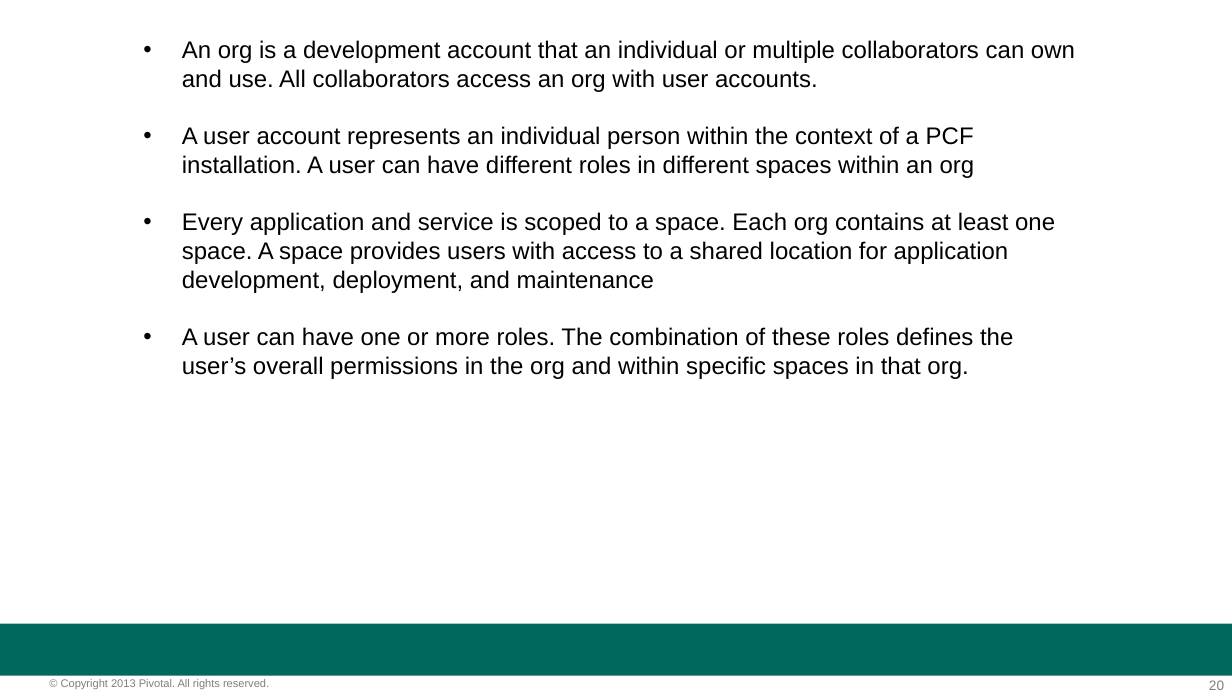
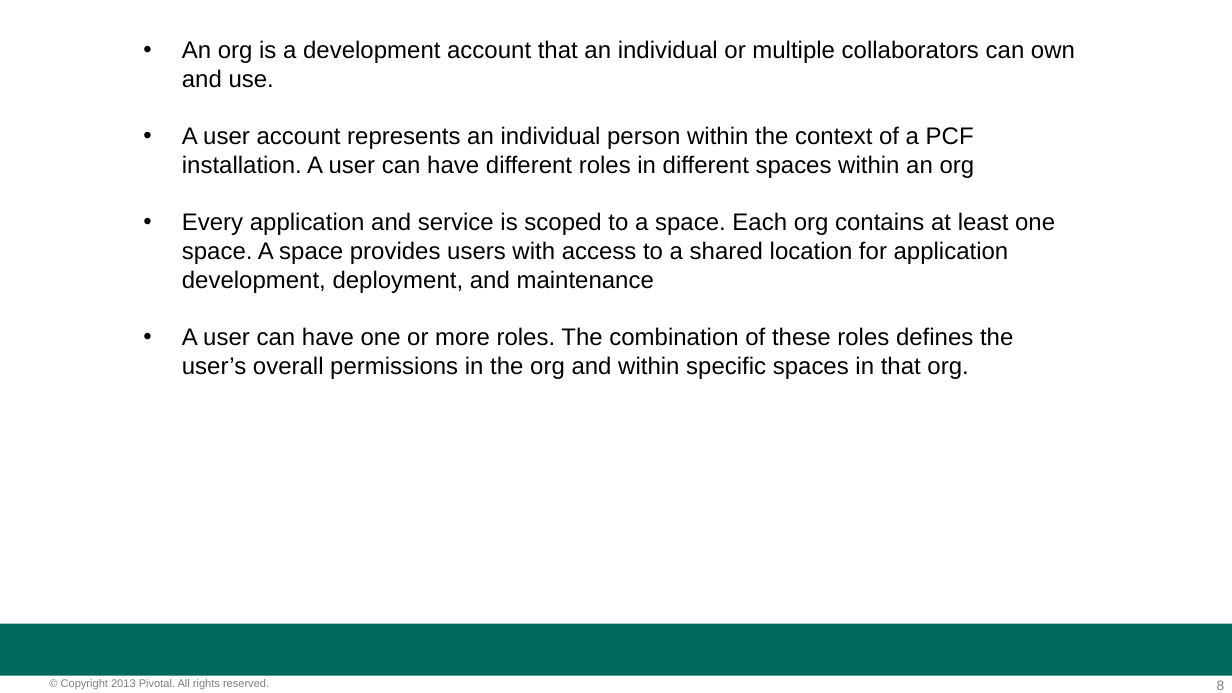
Before and after one commit to amitgandotra/extra, a slide deck: slide 8 of Hour_of_Power_v2.pptx (slide 20 before the commit). Drawn at 1232x693 pixels with LibreOffice and Linux fonts; fonts in the diff are those of the drawing; background and template pictures are left out. Boxes give left, top, right and bottom in pixels: in the first picture for what was removed or moved away, otherwise in the second. Text is boxed around its words. In the diff, an @@ line names an element or a change of style, - is before the commit and + after.

Commit message:
ppt

```diff
--- a/Hour_of_Power_v2.pptx
+++ b/Hour_of_Power_v2.pptx
@@ text at (182, 40, 1075, 88): text changed @@
-• An org is a development account that an individual or multiple collaborators can own and use. All collaborators access an org with user accounts.
+• An org is a development account that an individual or multiple collaborators can own and use.
@@ page number at (1217, 680, 1225, 690): text changed @@
-20
+8
```
Also in this commit, not shown: 2 slides added, 1 slide removed.
